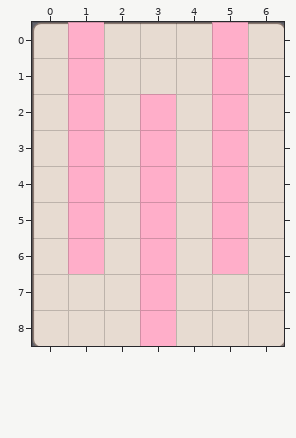
Tiled map, stored at HungryGame/proj.win32/map/17.tmx. The first picture shows the starting point.
Cells are 60x60 px. Shown: x 0..6, y 0..8.
Now the later version:
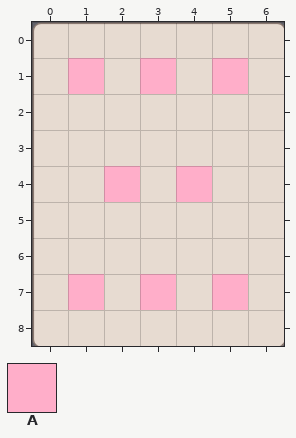
Key: from "metaset1": A 0.
_ is an empty cell, # one hidden under a higher layer.
Change:
{"where": "layer \"wall\""}
{"y":0,"x":1,"old":"#","new":"_"}
{"y":0,"x":5,"old":"#","new":"_"}
{"y":2,"x":1,"old":"#","new":"_"}
{"y":2,"x":3,"old":"#","new":"_"}
{"y":2,"x":5,"old":"#","new":"_"}
{"y":3,"x":1,"old":"#","new":"_"}
{"y":3,"x":3,"old":"#","new":"_"}
{"y":3,"x":5,"old":"#","new":"_"}
{"y":4,"x":1,"old":"#","new":"_"}
{"y":4,"x":3,"old":"#","new":"_"}
{"y":4,"x":5,"old":"#","new":"_"}
{"y":5,"x":1,"old":"#","new":"_"}
{"y":5,"x":3,"old":"#","new":"_"}
{"y":5,"x":5,"old":"#","new":"_"}
{"y":6,"x":1,"old":"#","new":"_"}
{"y":6,"x":3,"old":"#","new":"_"}
{"y":6,"x":5,"old":"#","new":"_"}
{"y":8,"x":3,"old":"#","new":"_"}
{"where": "layer \"Items\""}
{"y":0,"x":1,"old":"A","new":"_"}
{"y":0,"x":5,"old":"A","new":"_"}
{"y":1,"x":3,"old":"_","new":"A"}
{"y":2,"x":1,"old":"A","new":"_"}
{"y":2,"x":3,"old":"A","new":"_"}
{"y":2,"x":5,"old":"A","new":"_"}
{"y":3,"x":1,"old":"A","new":"_"}
{"y":3,"x":3,"old":"A","new":"_"}
{"y":3,"x":5,"old":"A","new":"_"}
{"y":4,"x":1,"old":"A_A_A","new":"_A_A_"}
{"y":5,"x":1,"old":"A","new":"_"}
{"y":5,"x":3,"old":"A","new":"_"}
{"y":5,"x":5,"old":"A","new":"_"}
{"y":6,"x":1,"old":"A","new":"_"}
{"y":6,"x":3,"old":"A","new":"_"}
{"y":6,"x":5,"old":"A","new":"_"}
{"y":7,"x":1,"old":"_","new":"A"}
{"y":7,"x":5,"old":"_","new":"A"}
{"y":8,"x":3,"old":"A","new":"_"}
